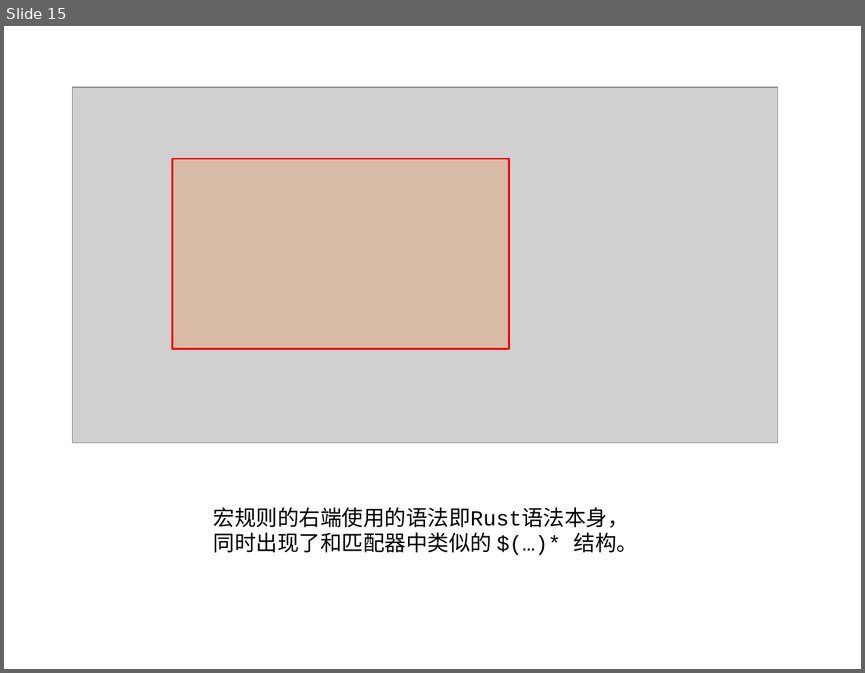
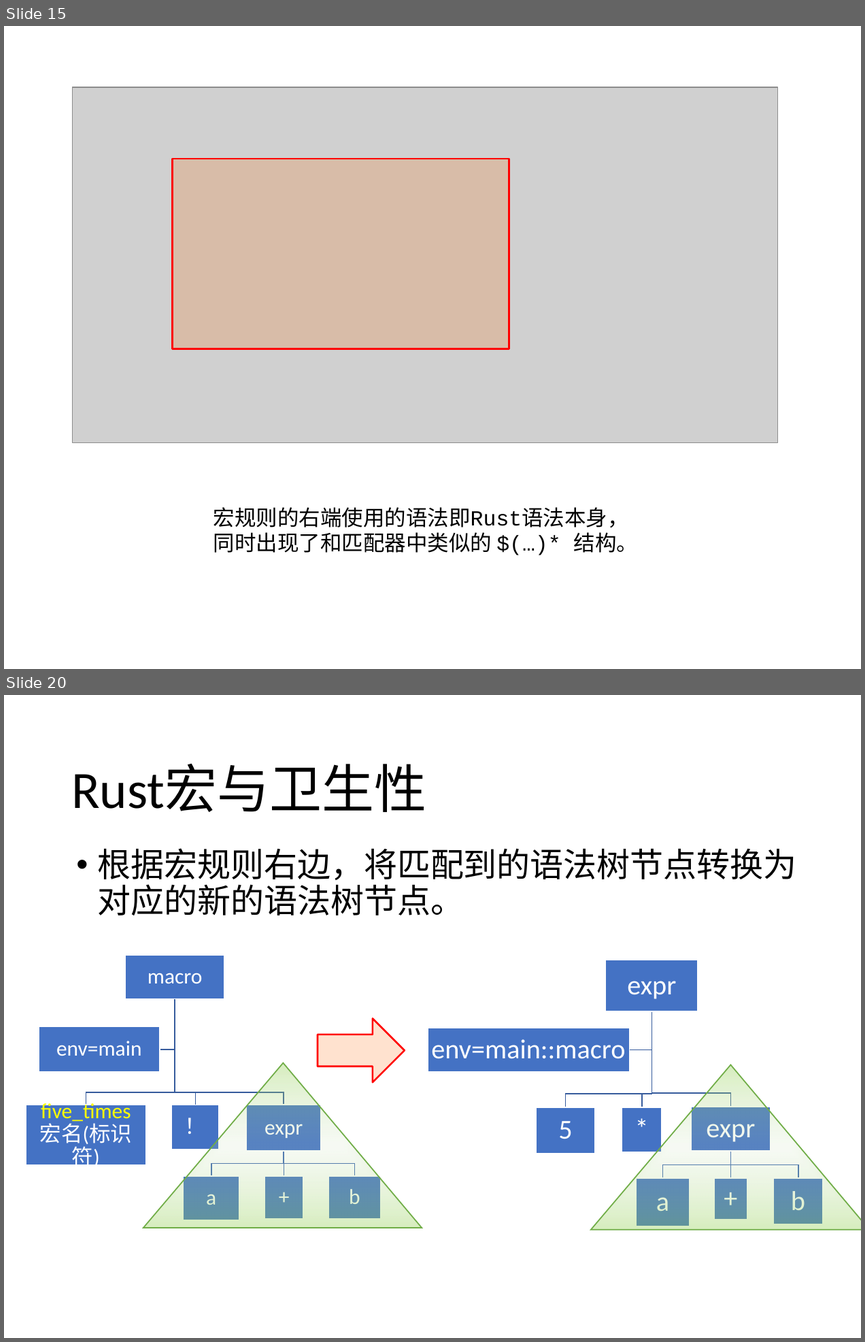
Before and after one commit to agave233/teamwork-14-Macro, a slide deck: Slides/Rust Part Slides.pptx. Shown one above the other, each under a label of ours: slide 15 before the commit, slides 15 and 20 after it; the slides between them are not shown. The pictures are 865x673 and 865x1342 pixels, drawn with LibreOffice and Linux fonts; fonts in the diff are those of the drawing; grey boxes stand for pictures. Boxes give left, top, right and bottom in pixels: in the first picture for what was removed or moved away, otherwise in the second. Text is boxed around its words. In the diff, an @@ line names an element or a change of style, - is before the commit and + after.

```diff
--- a/Slides/Rust Part Slides.pptx
+++ b/Slides/Rust Part Slides.pptx
@@ slide 20 added at (4, 695, 861, 1338), background #FFFFFF @@
@@ title added at (71, 764, 426, 812), 44 pt, text #000000 @@
+Rust宏与卫生性
@@ text added at (98, 848, 797, 915), 28 pt, text #000000 @@
+• 根据宏规则右边，将匹配到的语法树节点转换为对应的新的语法树节点。
@@ right arrow added at (317, 1018, 404, 1081), fill #FF6600 at 19% opacity, outline #FF0000 1.5 pt @@
@@ group added at (26, 955, 381, 1219): 8 rectangles, 8 texts, 7 freeform shapes @@
+macro
+five_times
+宏名(标识符)
+！
+expr
+a
++
+b
+env=main
@@ group added at (427, 960, 823, 1226): 8 rectangles, 8 texts, 7 freeform shapes @@
+expr
+5
+*
+expr
+a
++
+b
+env=main::macro
@@ triangle added at (143, 1063, 422, 1227), fill gradient #C5E0B4 to #92D050, outline #70AD47 1 pt @@
@@ triangle added at (591, 1064, 861, 1229), fill gradient #C5E0B4 to #92D050, outline #70AD47 1 pt @@
```
Also in this commit, not shown: 2 slides changed, 3 other slides added.
